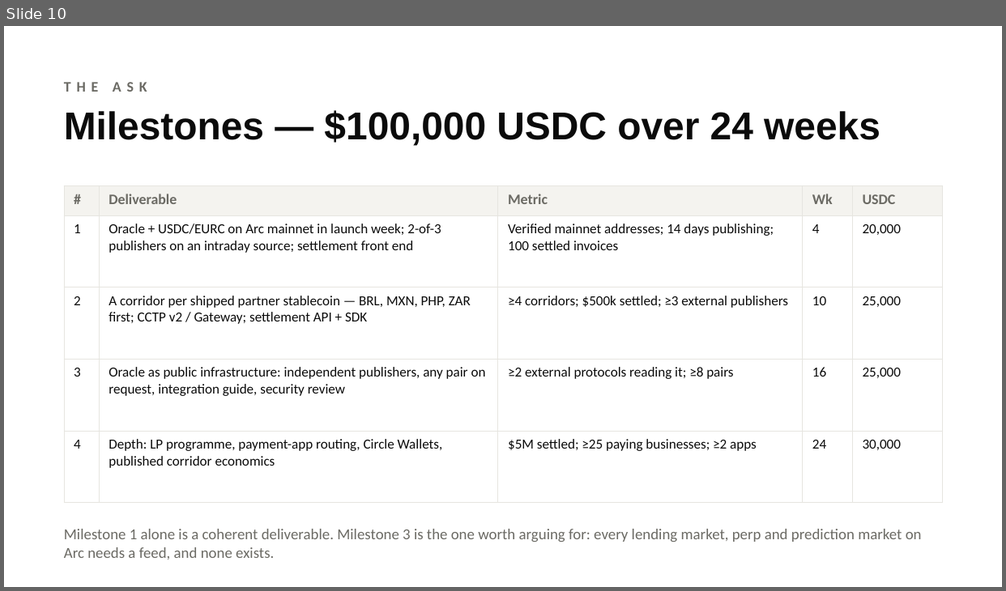
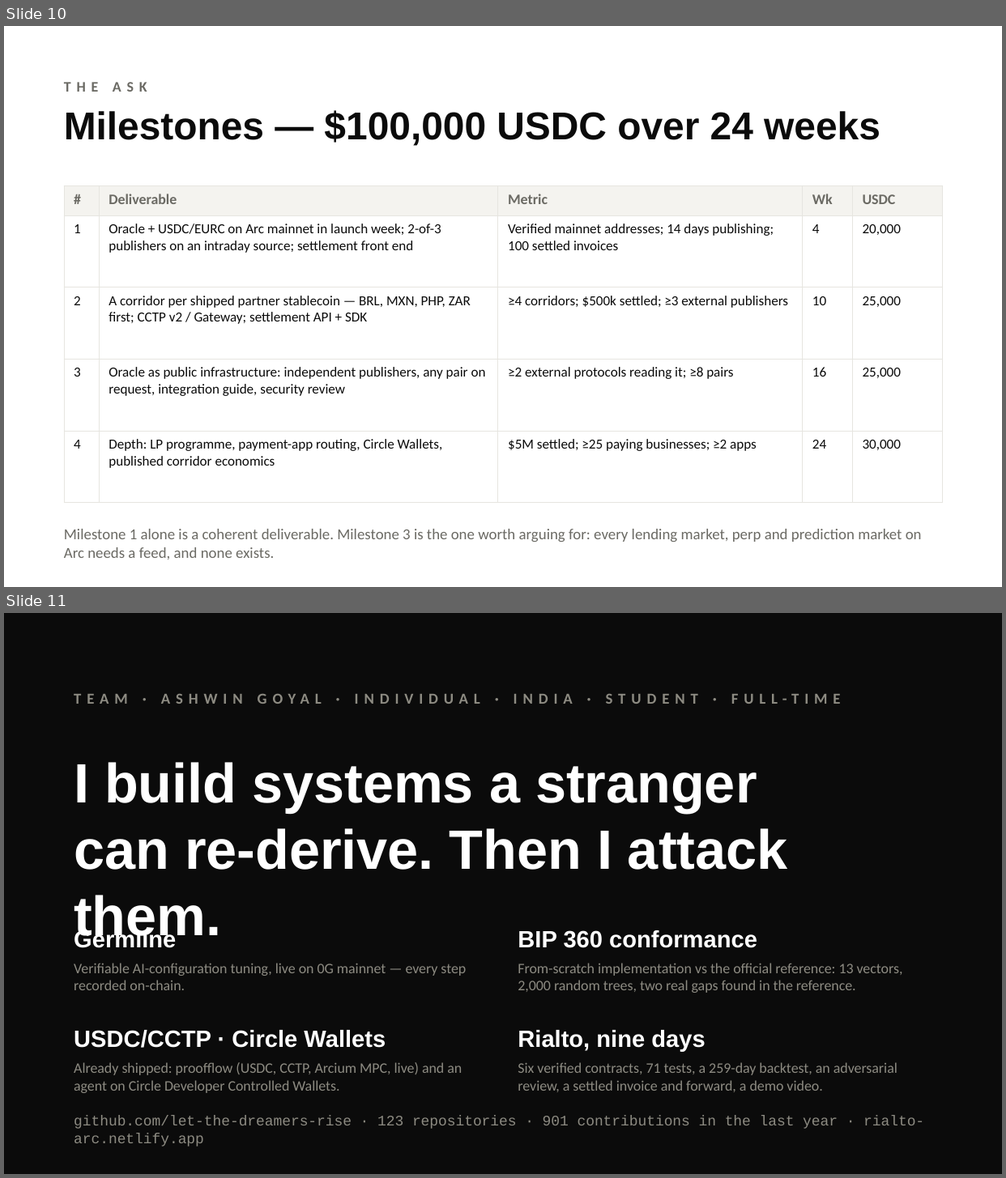
Before and after one commit to let-the-dreamers-rise/rialto, a slide deck: deck/rialto-deck.pptx. Shown one above the other, each under a label of ours: slide 10 before the commit, slides 10 and 11 after it. The pictures are 1006x591 and 1006x1178 pixels, drawn with LibreOffice and Linux fonts; fonts in the diff are those of the drawing. Boxes give left, top, right and bottom in pixels: in the first picture for what was removed or moved away, otherwise in the second. Text is boxed around its words. In the diff, an @@ line names an element or a change of style, - is before the commit and + after.

```diff
--- a/deck/rialto-deck.pptx
+++ b/deck/rialto-deck.pptx
@@ slide 11 added at [4,613,1002,1174], background #0B0B0B @@
@@ text added at [74,683,932,713], 11 pt, text #8D8B82, bold @@
+TEAM · ASHWIN GOYAL · INDIVIDUAL · INDIA · STUDENT · FULL-TIME
@@ text added at [74,762,788,946], 40 pt, text #FFFFFF, bold @@
+I build systems a stranger
+can re-derive. Then I attack them.
@@ text added at [74,929,176,948], 17 pt, text #FFFFFF, bold @@
+Germline
@@ text added at [518,931,757,948], 17 pt, text #FFFFFF, bold @@
+BIP 360 conformance
@@ text added at [74,963,466,990], 10.5 pt, text #8D8B82 @@
+Verifiable AI-configuration tuning, live on 0G mainnet — every step recorded on-chain.
@@ text added at [518,963,903,993], 10.5 pt, text #8D8B82 @@
+From-scratch implementation vs the official reference: 13 vectors, 2,000 random trees, two real gaps found in the reference.
@@ text added at [74,1030,386,1048], 17 pt, text #FFFFFF, bold @@
+USDC/CCTP · Circle Wallets
@@ text added at [518,1030,705,1051], 17 pt, text #FFFFFF, bold @@
+Rialto, nine days
@@ text added at [74,1063,462,1093], 10.5 pt, text #8D8B82 @@
+Already shipped: proofflow (USDC, CCTP, Arcium MPC, live) and an agent on Circle Developer Controlled Wallets.
@@ text added at [518,1063,897,1093], 10.5 pt, text #8D8B82 @@
+Six verified contracts, 71 tests, a 259-day backtest, an adversarial review, a settled invoice and forward, a demo video.
@@ text added at [74,1116,924,1147], 10.5 pt, text #8D8B82 @@
+github.com/let-the-dreamers-rise · 123 repositories · 901 contributions in the last year · rialto-arc.netlify.app
```
Also in this commit, not shown: 1 slide removed, 6 other files.
